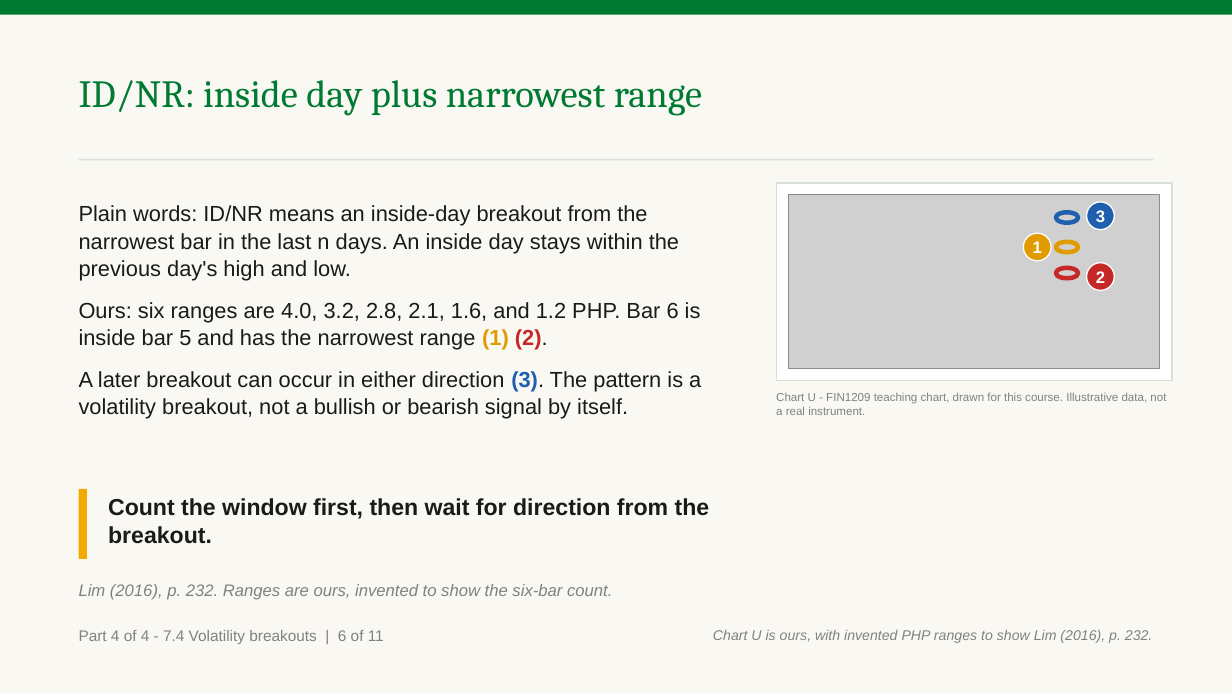
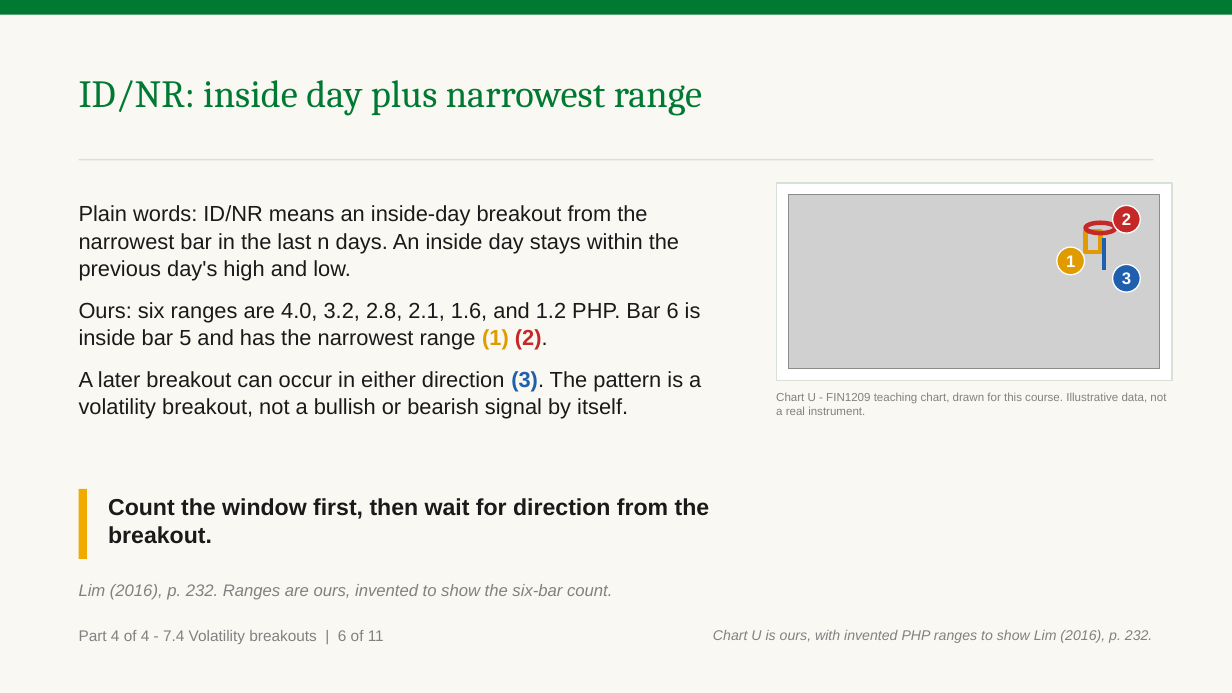
Before and after one commit to benjiesotelo-sudo/Telos_FIN1209, a slide deck: slide 21 of chapter-07/FIN1209-Chapter-07.pptx. Drawn at 1232x693 pixels with LibreOffice and Linux fonts; fonts in the diff are those of the drawing; grey boxes stand for pictures. Boxes give left, top, right and bottom in pixels: in the first picture for what was removed or moved away, otherwise in the second. Text is boxed around its words. In the diff, an @@ line names an element or a change of style, - is before the commit and + after.

```diff
--- a/chapter-07/FIN1209-Chapter-07.pptx
+++ b/chapter-07/FIN1209-Chapter-07.pptx
@@ ellipse "2": place and size @@
-ellipse "2" at bbox=[1087, 262, 1115, 290]
+ellipse "2" at bbox=[1113, 205, 1141, 233]
@@ ellipse removed at bbox=[1056, 213, 1079, 223] @@
@@ ellipse: place and size @@
-ellipse at bbox=[1056, 268, 1079, 278]
+ellipse at bbox=[1086, 223, 1116, 233]
@@ rectangle: place and size @@
-rectangle at bbox=[1056, 242, 1079, 252]
+rectangle at bbox=[1086, 231, 1101, 252]
@@ rectangle at bbox=[1086, 231, 1101, 252]: ellipse to rectangle @@
@@ line added from (1104, 238) to (1104, 270), #1F5FAD 3.5 pt @@
@@ ellipse "1": place and size @@
-ellipse "1" at bbox=[1024, 233, 1052, 261]
+ellipse "1" at bbox=[1057, 247, 1085, 274]
@@ ellipse "3": place and size @@
-ellipse "3" at bbox=[1087, 202, 1115, 230]
+ellipse "3" at bbox=[1113, 264, 1141, 292]
```
Also in this commit, not shown: 2 other slides changed, 1 other file.
